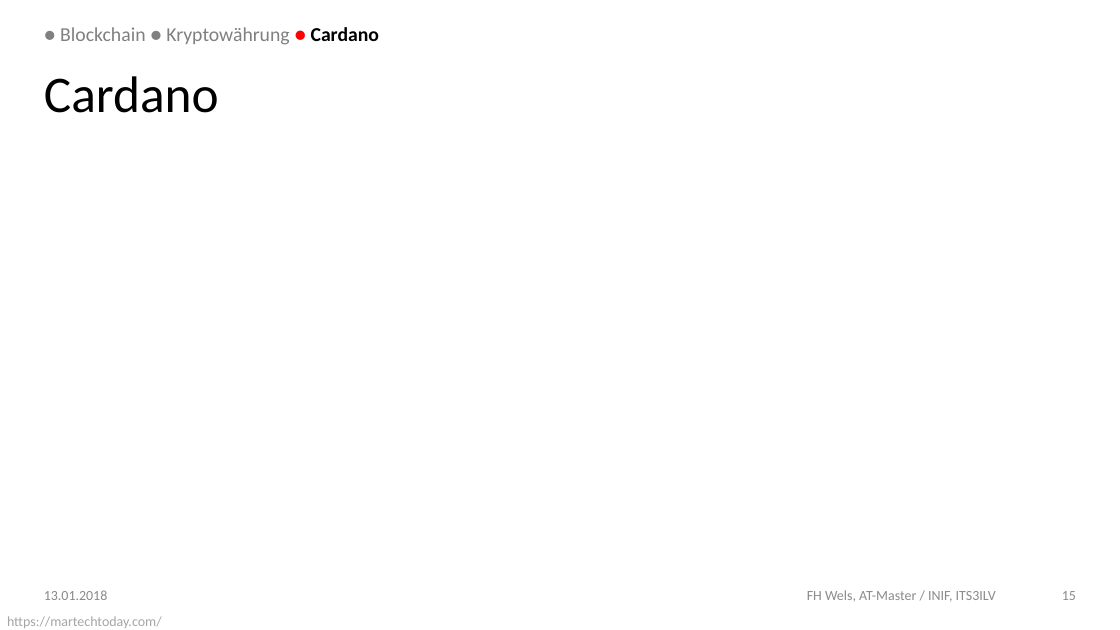
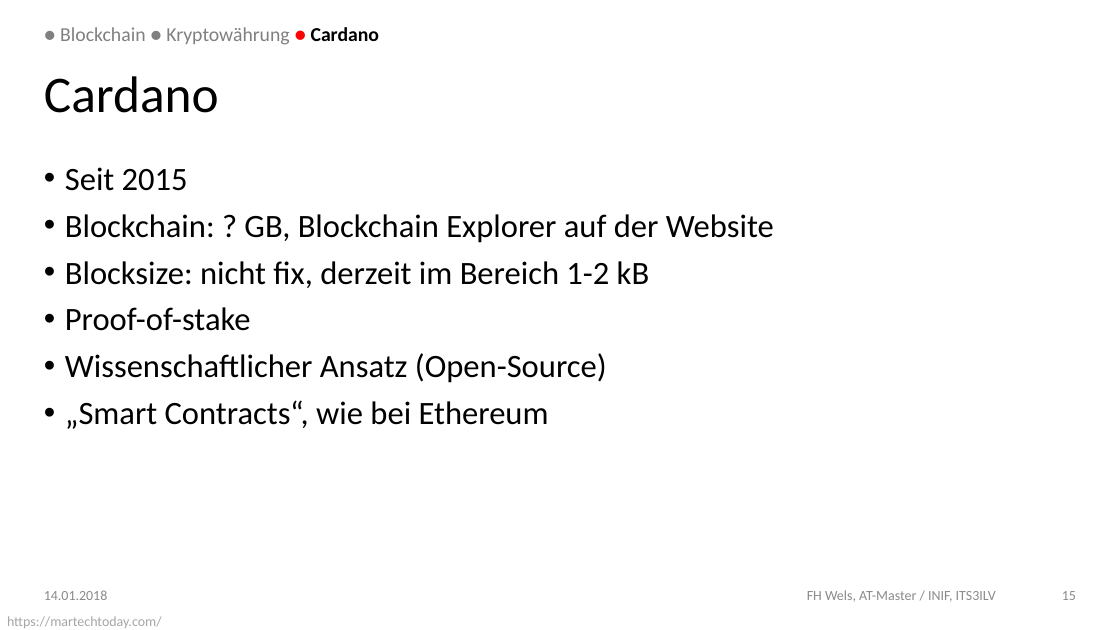
Before and after one commit to DoSchoe/ITS, a slide deck: slide 15 of Präsentation/Blockchain – Technologie.pptx. Drawn at 1120x630 pixels with LibreOffice and Linux fonts; fonts in the diff are those of the drawing; background and template pictures are left out. Boxes give left, top, right and bottom in pixels: in the first picture for what was removed or moved away, otherwise in the second. Text is boxed around its words. In the diff, an @@ line names an element or a change of style, - is before the commit and + after.

```diff
--- a/Präsentation/Blockchain – Technologie.pptx
+++ b/Präsentation/Blockchain – Technologie.pptx
@@ text added at <box>65,167,774,429</box>, 26.5 pt, text #000000 @@
+• Seit 2015
+• Blockchain: ? GB, Blockchain Explorer auf der Website
+• Blocksize: nicht fix, derzeit im Bereich 1-2 kB
+• Proof-of-stake
+• Wissenschaftlicher Ansatz (Open-Source)
+• „Smart Contracts“, wie bei Ethereum
@@ text at <box>44,590,107,600</box>: text changed @@
-13.01.2018
+14.01.2018
```
Also in this commit, not shown: 16 other slides changed, 1 other file.
